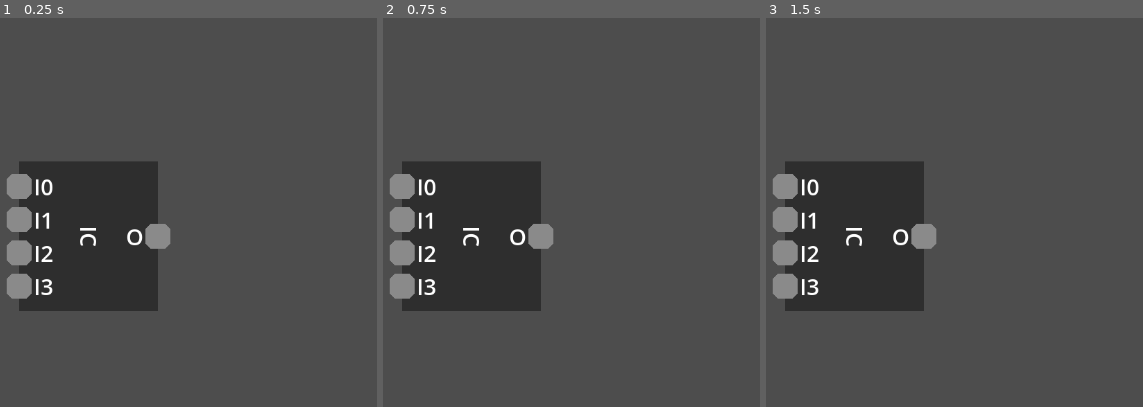
Above: before the commit, frames 1-3 (left to right).
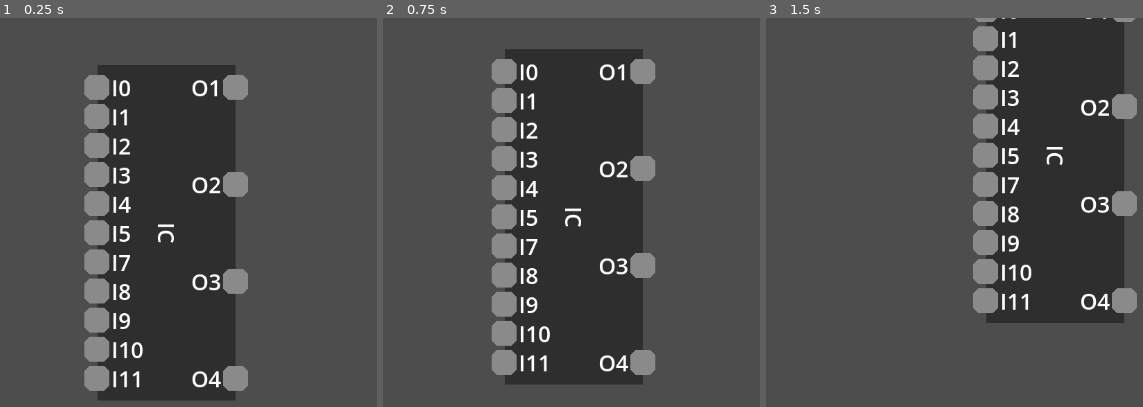
Above: after the commit, the same moments.

Repository: mncc8337/yals
Game: Godot game, scene res://main.tscn
Two runs of this game, one before a commit and one after it. Both use one fixed random seed, a clock stepped at 60 frames per second and the inputs below.
Inputs (mouse positions are in pixels of both pictures, inside the frame that each line leads up to):
- Up to frame 1 (0.25 s): no input
- Up to frame 2 (0.75 s): tap Enter at 0.5 s; drag from (469, 235) to (620, 142) at 0.52 s
- Up to frame 3 (1.5 s): tap Space at 1.25 s; drag from (784, 185) to (924, 235) at 1.27 s

The runs differ from the first frame. In frame 1, 37% of the frame differs, in the area x 1-66%, y 12-99%; in frame 2, 42%; in frame 3, 46%, in the area x 1-99%, y 0-79%.

Commit message:
draggable ic

Diff:
--- a/main.gd
+++ b/main.gd
@@ -12,4 +12,14 @@
 	%IC.add_pin("I1", IC.PinType.INPUT)
 	%IC.add_pin("I2", IC.PinType.INPUT)
 	%IC.add_pin("I3", IC.PinType.INPUT)
-	%IC.add_pin("O", IC.PinType.OUTPUT)
+	%IC.add_pin("I4", IC.PinType.INPUT)
+	%IC.add_pin("I5", IC.PinType.INPUT)
+	%IC.add_pin("I7", IC.PinType.INPUT)
+	%IC.add_pin("I8", IC.PinType.INPUT)
+	%IC.add_pin("I9", IC.PinType.INPUT)
+	%IC.add_pin("I10", IC.PinType.INPUT)
+	%IC.add_pin("I11", IC.PinType.INPUT)
+	%IC.add_pin("O1", IC.PinType.OUTPUT)
+	%IC.add_pin("O2", IC.PinType.OUTPUT)
+	%IC.add_pin("O3", IC.PinType.OUTPUT)
+	%IC.add_pin("O4", IC.PinType.OUTPUT)
--- a/main.tscn
+++ b/main.tscn
@@ -14,4 +14,4 @@
 
 [node name="IC" parent="Elements" instance=ExtResource("2_0xm2m")]
 unique_name_in_owner = true
-position = Vector2(478, 315)
+position = Vector2(590, 310)
--- a/scene/element.gd
+++ b/scene/element.gd
@@ -2,8 +2,31 @@
 extends Node2D
 
 
+var draggable: bool = true
+
 var is_dragging: bool = false
+var mouse_relative_distance: Vector2
+
+# handles dragging
+func _input(event: InputEvent) -> void:
+	if not draggable:
+		return
+	if event is InputEventMouseMotion and is_dragging:
+		self.global_position = event.position + mouse_relative_distance
 
 
-func _on_area_input_event(viewport: Node, event: InputEvent, shape_idx: int) -> void:
-	print(event)
+# detects drag/click events
+func _on_area_input_event(_viewport: Node, event: InputEvent, _shape_idx: int) -> void:
+	if event is InputEventMouseButton:
+		if event.button_index == MOUSE_BUTTON_LEFT:
+			if not event.pressed:
+				if not is_dragging:
+					print("clicked ", self)
+				else:
+					is_dragging = false
+	elif event is InputEventMouseMotion:
+		if event.button_mask & MOUSE_BUTTON_LEFT:
+			if not is_dragging:
+				is_dragging = true
+				mouse_relative_distance = self.global_position - event.position
+				print("dragging ", self)
--- a/scene/ic.gd
+++ b/scene/ic.gd
@@ -29,8 +29,24 @@
 var direct_connect: Dictionary[Joint, Array] = {}
 
 
+func _resize_container(container: Node2D, available_size: float):
+	var children: Array[Node] = container.get_children()
+	var children_count: float = container.get_child_count()
+
+	if children_count == 0:
+		return
+
+	if children_count == 1:
+		children[0].position.y = 0
+		return
+
+	for i: int in range(children_count):
+		var child: Node2D = children[i]
+		child.position.y = available_size * (i / (children_count - 1.0) - 0.5)
+
 func add_pin(pin_name: String, pin_type: PinType) -> Joint:
 	var pin: Joint = joint_scene.instantiate()
+	pin.draggable = false
 	pin.show_label = true
 	pin.name = pin_name
 	pin.value = false
@@ -47,10 +63,15 @@
 			pin.label_placement = Joint.LabelPlacement.LEFT
 			%OutputContainer.add_child(pin)
 
-	# get max size of all containers
 	var max_height: float = max(len(io_pin[PinType.INPUT]), len(io_pin[PinType.OUTPUT]))
-	# resize area
-	%Area.scale.y = max_height + 5
+
+	# resize shape and containers
+	var spacing: float = 42.0
+	var padding: float = 32.0
+	var content_size: float = (max_height - 1) * spacing
+	%Area.scale.y = (content_size + padding * 2) / 120.0
+	_resize_container(%InputContainer, content_size)
+	_resize_container(%OutputContainer, content_size)
 
 	return pin
 
@@ -192,25 +213,3 @@
 func _on_label_resized() -> void:
 	%Label.position.x = %Label.size.y / 2
 	%Label.position.y = -%Label.size.x / 2
-
-
-func resize_container(container: Node2D):
-	var available_size = %Area.scale.y * 24
-	var children: Array[Node] = container.get_children()
-	var children_count: int = container.get_child_count()
-
-	for i: int in range(children_count):
-		var child: Node2D = children[i]
-		child.position.y = available_size * ((0.5 + i) / children_count - 0.5)
-
-
-func _on_input_container_child_entered_tree(node: Node) -> void:
-	if node == %InputContainer:
-		return
-	resize_container(%InputContainer)
-
-
-func _on_output_container_child_entered_tree(node: Node) -> void:
-	if node == %OutputContainer:
-		return
-	resize_container(%OutputContainer)
--- a/scene/ic.tscn
+++ b/scene/ic.tscn
@@ -1,18 +1,22 @@
-[gd_scene load_steps=3 format=3 uid="uid://ct8flsdn3pe5u"]
+[gd_scene load_steps=4 format=3 uid="uid://ct8flsdn3pe5u"]
 
 [ext_resource type="PackedScene" uid="uid://df66ol0cevrpd" path="res://scene/element.tscn" id="1_c8rht"]
 [ext_resource type="Script" uid="uid://brdlca0gvo0h0" path="res://scene/ic.gd" id="2_qc4ip"]
+
+[sub_resource type="RectangleShape2D" id="RectangleShape2D_qc4ip"]
+size = Vector2(199.2, 120)
 
 [node name="IC" instance=ExtResource("1_c8rht")]
 script = ExtResource("2_qc4ip")
 ic_name = "IC"
 
-[node name="Area" parent="." index="0"]
-scale = Vector2(8.3, 5)
+[node name="CollisionShape" parent="Area" index="0"]
+shape = SubResource("RectangleShape2D_qc4ip")
 
 [node name="Shape" parent="Area" index="1"]
-position = Vector2(4, -4)
-polygon = PackedVector2Array(-15.999992, 16.000004, -15.999992, 16.000004, 7.9999924, 15.999999, 7.9999924, -7.999997, -16.000008, -7.999997)
+position = Vector2(-33, 20)
+scale = Vector2(8.3, 5)
+polygon = PackedVector2Array(-7.9999924, 8.000004, -7.9999924, 8.000004, 15.999992, 7.999999, 15.999992, -15.999997, -8.000008, -15.999997)
 
 [node name="Label" parent="." index="1"]
 offset_left = 46.5
@@ -33,5 +37,3 @@
 position = Vector2(100, 0)
 
 [connection signal="resized" from="Label" to="." method="_on_label_resized"]
-[connection signal="child_entered_tree" from="InputContainer" to="." method="_on_input_container_child_entered_tree"]
-[connection signal="child_entered_tree" from="OutputContainer" to="." method="_on_output_container_child_entered_tree"]
